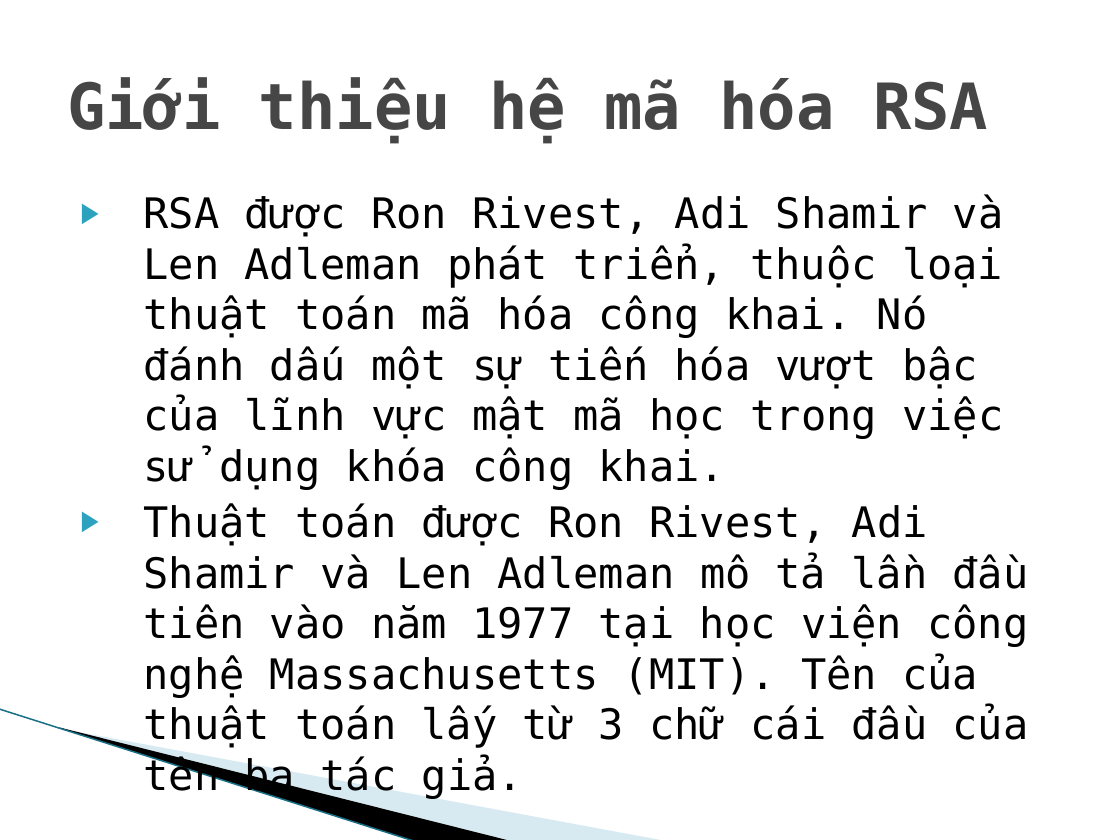
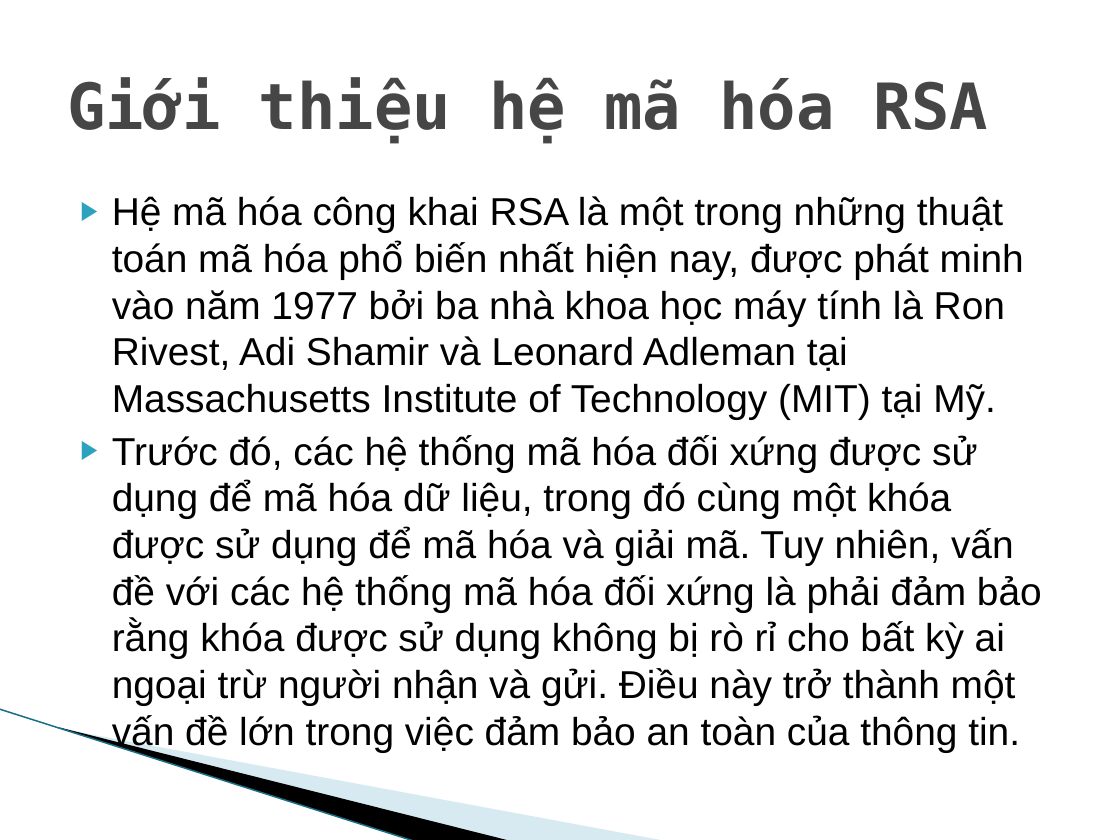
Before and after one commit to datnmdev/RSA-ATVBMTT, a slide deck: slide 3 of ATVBMHTTT.pptx (slide 9 before the commit). Drawn at 1120x840 pixels with LibreOffice and Linux fonts; fonts in the diff are those of the drawing; background and template pictures are left out. Boxes give left, top, right and bottom in pixels: in the first picture for what was removed or moved away, otherwise in the second. Text is boxed around its words. In the diff, an @@ line names an element or a change of style, - is before the commit and + after.

```diff
--- a/ATVBMHTTT.pptx
+++ b/ATVBMHTTT.pptx
@@ text at box(112, 196, 1042, 752): text changed; size 27 to 25 pt; font DejaVu Sans Mono to Arial @@
-▶ RSA được Ron Rivest, Adi Shamir và Len Adleman phát triển, thuộc loại thuật toán mã hóa công khai. Nó đánh dấu một sự tiến hóa vượt bậc của lĩnh vực mật mã học trong việc sử dụng khóa công khai.
-▶ Thuật toán được Ron Rivest, Adi Shamir và Len Adleman mô tả lần đầu tiên vào năm 1977 tại học viện công nghệ Massachusetts (MIT). Tên của thuật toán lấy từ 3 chữ cái đầu của tên ba tác giả.
+▶ Hệ mã hóa công khai RSA là một trong những thuật toán mã hóa phổ biến nhất hiện nay, được phát minh vào năm 1977 bởi ba nhà khoa học máy tính là Ron Rivest, Adi Shamir và Leonard Adleman tại Massachusetts Institute of Technology (MIT) tại Mỹ.
+▶ Trước đó, các hệ thống mã hóa đối xứng được sử dụng để mã hóa dữ liệu, trong đó cùng một khóa được sử dụng để mã hóa và giải mã. Tuy nhiên, vấn đề với các hệ thống mã hóa đối xứng là phải đảm bảo rằng khóa được sử dụng không bị rò rỉ cho bất kỳ ai ngoại trừ người nhận và gửi. Điều này trở thành một vấn đề lớn trong việc đảm bảo an toàn của thông tin.
```
Also in this commit, not shown: 8 other slides changed, 13 slides added, 8 slides removed, 12 other files.
